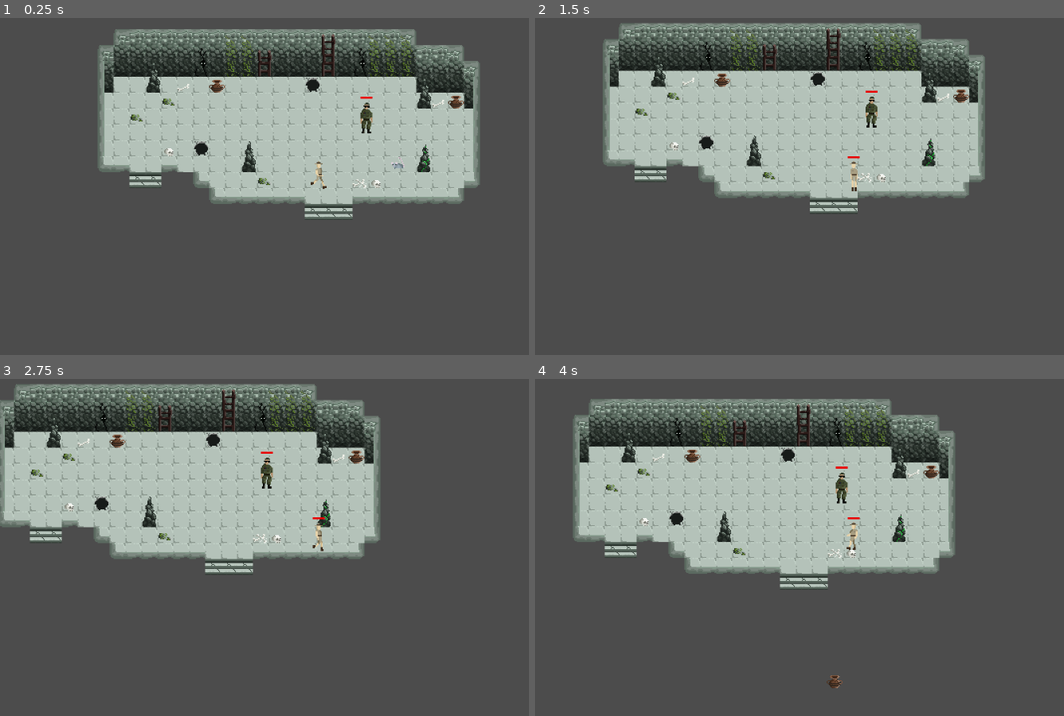
Above: before the commit, frames 1-4 (two rows, left to right).
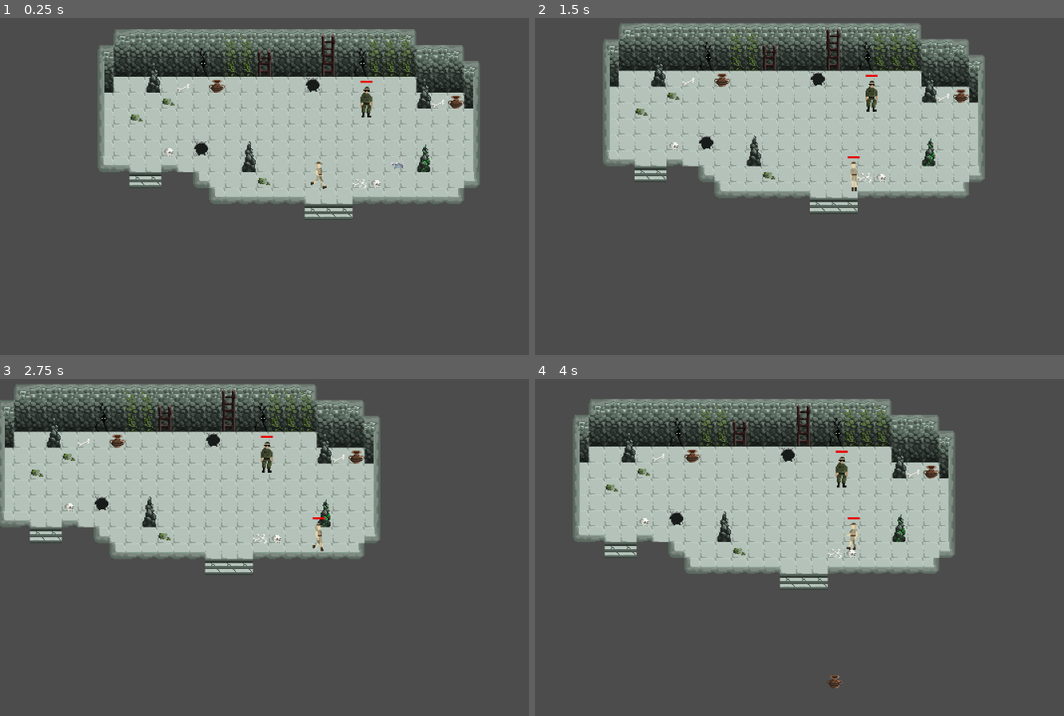
Above: after the commit, the same moments.

Repository: mirogon/Archaeology
Game: Godot game, scene res://Scenes/Main.tscn
Two runs of this game, one before a commit and one after it. Both use one fixed random seed, a clock stepped at 60 frames per second and the inputs below.
Inputs (mouse positions are in pixels of both pictures, inside the frame that each line leads up to):
- Up to frame 1 (0.25 s): no input
- Up to frame 2 (1.5 s): tap Enter at 0.5 s; move the mouse to (995, 159) at 0.52 s; hold Right (ui_right) 0.53-1.28 s; click (995, 159) at 0.67 s; move the mouse to (725, 193) at 1.27 s; hold Down (ui_down) from 1.28 s (still down); click (725, 193) at 1.42 s
- Up to frame 3 (2.75 s): tap Space at 2 s; move the mouse to (380, 459) at 2.02 s; release Down (ui_down) at 2.03 s; hold Right (ui_right) from 2.03 s (still down); click (380, 459) at 2.17 s
- Up to frame 4 (4 s): move the mouse to (820, 608) at 2.77 s; release Right (ui_right) at 2.78 s; hold Up (ui_up) 2.78-3.53 s; click (820, 608) at 2.92 s; move the mouse to (1042, 591) at 3.52 s; hold Left (ui_left) from 3.53 s (still down); click (1042, 591) at 3.67 s

The runs differ from the first frame. In frame 1, 0.3% of the frame differs, in the area x 68-71%, y 18-35%; in frame 2, 0.2%; in frame 3, 0.3%; in frame 4, 0.3%, in the area x 56-60%, y 21-38%.
Error after the commit: Attempt to call function 'get_simple_path' in base 'null instance' on a null instance. (res://Scenes/NavigationMovement.gd:31)

Commit message:
Removed navigation movement stuttering

Diff:
--- a/Scenes/NavigationMovement.gd
+++ b/Scenes/NavigationMovement.gd
@@ -7,7 +7,6 @@
 var navigation2D: Navigation2D
 
 var current_destination: Vector2
-var new_destination: bool = false
 var current_path: PoolVector2Array
 var current_path_index: int
 var destination_reached: bool
@@ -25,23 +24,27 @@
 
 func set_new_destination(dest: Vector2):
 	current_destination = dest
-	new_destination = true
+	destination_reached = false
+	get_new_path()
 
 func get_new_path():
 	current_path = navigation2D.get_simple_path(get_parent().position, current_destination)
+	current_path.remove(0)
 	current_path_index = 0
 
 func increment_path_index():
 	current_path_index += 1
+	print("increment")
 	if(current_path_index >= current_path.size()):
 		destination_reached = true
 		current_path_index -= 1
+
 
 func get_current_path_point_destination():
 	var distance_vector = current_path[current_path_index] - get_parent().position
 	var distance_value = abs(distance_vector.length())
 
-	if(distance_value < 10):
+	if(distance_value < 2):
 		increment_path_index()
 
 	return current_path[current_path_index]
@@ -63,7 +66,8 @@
 	if(mouse_debug_mode):
 		mouse_debug_mode_set_position()
 
-	if(new_destination):
-		get_new_path()
+	if(destination_reached):
+		return
+
 	var current_path_point_destination = get_current_path_point_destination()
 	move_closer_to(current_path_point_destination, moveSpeed * delta)
--- a/Scenes/NavigationTest.tscn
+++ b/Scenes/NavigationTest.tscn
@@ -8,9 +8,9 @@
 "
 
 [sub_resource type="NavigationPolygon" id=1]
-vertices = PoolVector2Array( -65, 53, 208, 38, 239, 37, 255, 37, 224, 69, 206, 69, 64, 101, 206, 100, 224, 102, 63, 117, 266, 126, -1, 125, 265, 36, -33, 21, -49, 20, -50, -6, 0, -5, -1, 21, -32, 37, -47, 100, -47, 125, -82, 127, -82, 101, -81, 53, -105, 102, -106, -6, -81, 36, -64, -6, -64, 21, -65, 37, 46, 101, 46, 69, 15, 21, 15, -5, 207, -6, 48, 117, 31, 102, -1, 117, 222, 37, 223, 21, 238, 21, 32, 70, -18, 101, -49, 37 )
-polygons = [ PoolIntArray( 0, 1, 2, 3, 4, 5 ), PoolIntArray( 6, 7, 8, 9 ), PoolIntArray( 8, 10, 11, 9 ), PoolIntArray( 12, 10, 8, 4, 3 ), PoolIntArray( 13, 14, 15, 16, 17 ), PoolIntArray( 18, 13, 17 ), PoolIntArray( 0, 19, 20, 21, 22, 23 ), PoolIntArray( 23, 22, 24, 25, 26 ), PoolIntArray( 26, 25, 27, 28, 29 ), PoolIntArray( 6, 30, 31, 5, 7 ), PoolIntArray( 32, 33, 34, 1 ), PoolIntArray( 35, 9, 11 ), PoolIntArray( 36, 35, 11, 37 ), PoolIntArray( 38, 39, 40, 2 ), PoolIntArray( 0, 5, 31 ), PoolIntArray( 0, 31, 41 ), PoolIntArray( 0, 41, 36, 37, 42 ), PoolIntArray( 0, 42, 19 ), PoolIntArray( 29, 28, 43, 0 ), PoolIntArray( 0, 43, 18, 1 ), PoolIntArray( 18, 17, 32, 1 ), PoolIntArray( 2, 1, 38 ) ]
-outlines = [ PoolVector2Array( -106, -6, -64, -6, -64, 21, -49, 37, -32, 37, -33, 21, -49, 20, -50, -6, 0, -5, -1, 21, 15, 21, 15, -5, 207, -6, 208, 38, 222, 37, 223, 21, 238, 21, 239, 37, 255, 37, 265, 36, 266, 126, -1, 125, -1, 117, -18, 101, -47, 100, -47, 125, -82, 127, -82, 101, -105, 102 ), PoolVector2Array( 32, 70, 31, 102, 48, 117, 63, 117, 64, 101, 46, 101, 46, 69 ), PoolVector2Array( 206, 69, 224, 69, 224, 102, 206, 100 ), PoolVector2Array( -81, 36, -81, 53, -65, 53, -65, 37 ) ]
+vertices = PoolVector2Array( 63, 117, 266, 126, -1, 125, 48, 117, -65, 59, 208, 44, 223, 44, 224, 84, 206, 84, 31, 111, -1, 117, 265, 36, 223, 108, 254, 41, 239, 41, -49, 20, -50, -6, 0, -5, -33, 21, -1, 26, -32, 37, -47, 100, -47, 125, -82, 127, -82, 101, -81, 59, -105, 102, -106, -6, -81, 42, 16, 25, 15, -5, 207, -6, -49, 37, -67, 43, -64, 21, -64, -6, 223, 21, 238, 21, 63, 105, 46, 105, 46, 81, 207, 109, 31, 102, -18, 101, 32, 82 )
+polygons = [ PoolIntArray( 0, 1, 2, 3 ), PoolIntArray( 4, 5, 6, 7, 8 ), PoolIntArray( 9, 3, 2, 10 ), PoolIntArray( 11, 1, 12, 7, 13 ), PoolIntArray( 14, 13, 7, 6 ), PoolIntArray( 15, 16, 17, 18 ), PoolIntArray( 18, 17, 19, 20 ), PoolIntArray( 21, 22, 23, 24, 25, 4 ), PoolIntArray( 24, 26, 27, 28, 25 ), PoolIntArray( 29, 30, 31, 5 ), PoolIntArray( 19, 29, 5, 4, 20 ), PoolIntArray( 32, 20, 4, 33 ), PoolIntArray( 34, 32, 33, 28, 27 ), PoolIntArray( 27, 35, 34 ), PoolIntArray( 6, 36, 37, 14 ), PoolIntArray( 38, 39, 40 ), PoolIntArray( 1, 0, 38 ), PoolIntArray( 4, 8, 41, 40 ), PoolIntArray( 42, 9, 10, 43 ), PoolIntArray( 4, 44, 42, 43, 21 ), PoolIntArray( 1, 38, 40, 41 ), PoolIntArray( 41, 12, 1 ), PoolIntArray( 44, 4, 40 ) ]
+outlines = [ PoolVector2Array( -106, -6, -64, -6, -64, 21, -49, 37, -32, 37, -33, 21, -49, 20, -50, -6, 0, -5, -1, 26, 16, 25, 15, -5, 207, -6, 208, 44, 223, 44, 223, 21, 238, 21, 239, 41, 254, 41, 265, 36, 266, 126, -1, 125, -1, 117, -18, 101, -47, 100, -47, 125, -82, 127, -82, 101, -105, 102 ), PoolVector2Array( 32, 82, 31, 102, 31, 111, 48, 117, 63, 117, 63, 105, 46, 105, 46, 81 ), PoolVector2Array( 206, 84, 224, 84, 223, 108, 207, 109 ), PoolVector2Array( -81, 42, -81, 59, -65, 59, -67, 43 ) ]
 
 [node name="Navigation2D" type="Navigation2D"]
 script = SubResource( 2 )
@@ -23,7 +23,7 @@
 zoom = Vector2( 0.5, 0.5 )
 
 [node name="NavigationPolygonInstance" type="NavigationPolygonInstance" parent="."]
-position = Vector2( -94, -34 )
+position = Vector2( -94, -35 )
 navpoly = SubResource( 1 )
 
 [node name="Room" parent="." instance=ExtResource( 1 )]
--- a/Scenes/Soldier.tscn
+++ b/Scenes/Soldier.tscn
@@ -105,9 +105,11 @@
 [node name="Soldier" type="Area2D"]
 
 [node name="CollisionShape2D" type="CollisionShape2D" parent="."]
+position = Vector2( 0, -15 )
 shape = SubResource( 20 )
 
 [node name="AnimatedSprite" type="AnimatedSprite" parent="."]
+position = Vector2( 0, -16 )
 frames = SubResource( 19 )
 animation = "Army_walk_down"
 frame = 1
@@ -117,5 +119,5 @@
 mouse_debug_mode = true
 
 [node name="ProgressBar" parent="." instance=ExtResource( 3 )]
-margin_top = -21.0
-margin_bottom = -19.0
+margin_top = -37.0
+margin_bottom = -35.0
